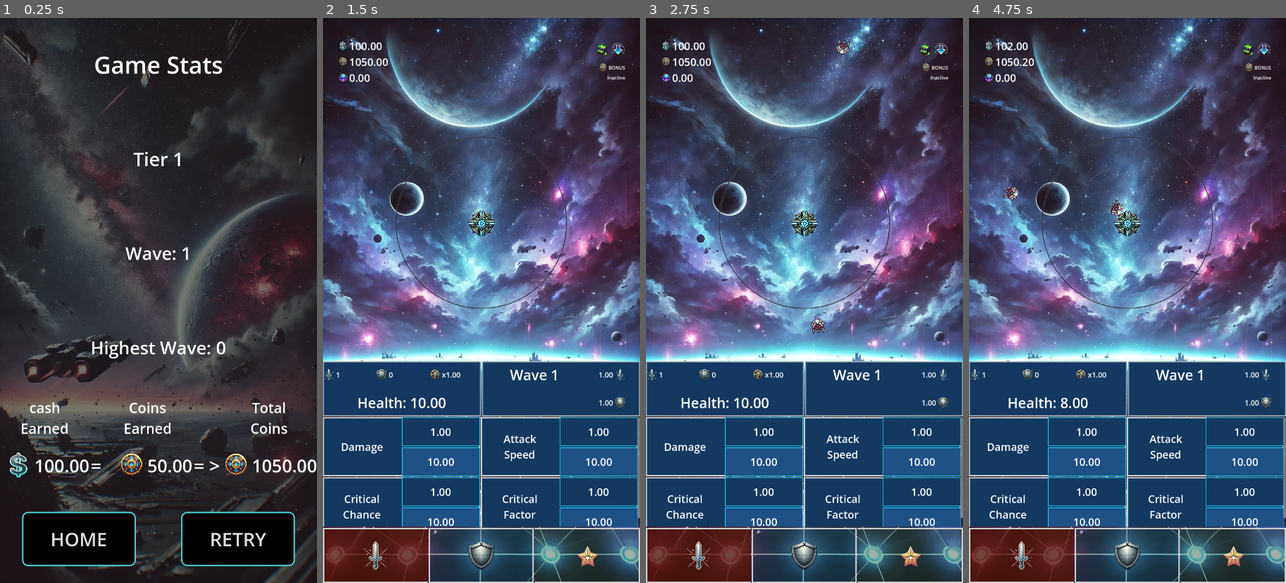
Above: before the commit, frames 1-4 (left to right).
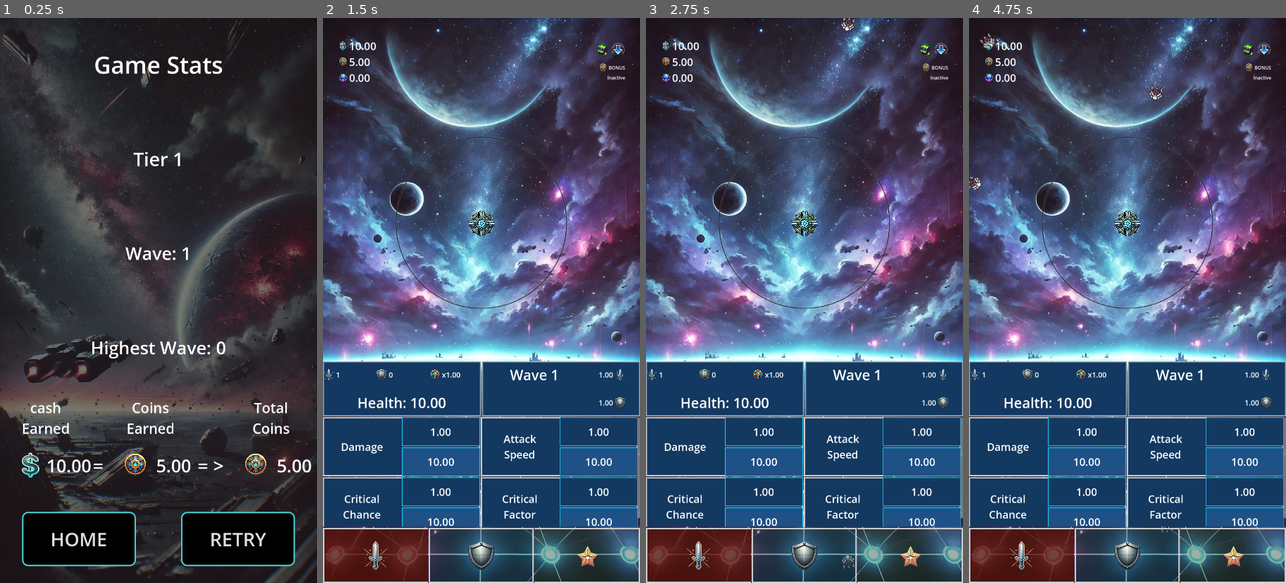
Above: after the commit, the same moments.

Repository: ascyrax/circle-defence
Game: Godot game, scene res://game_over.tscn
The game is run twice, just before and just after one commit, with the same random seed, the same clock (stepped at 60 frames per second) and the same inputs. This scene is started directly instead of the project's main scene.
Inputs (mouse positions are in pixels of both pictures, inside the frame that each line leads up to):
- Up to frame 1 (0.25 s): no input
- Up to frame 2 (1.5 s): click "RETRY" at 0.5 s; tap Enter at 1.25 s; move the mouse to (465, 413) at 1.27 s; click (465, 413) at 1.42 s
- Up to frame 3 (2.75 s): move the mouse to (899, 385) at 2.02 s; click (899, 385) at 2.17 s
- Up to frame 4 (4.75 s): move the mouse to (1032, 215) at 2.77 s; click (1032, 215) at 2.92 s; move the mouse to (1143, 300) at 3.52 s; click (1143, 300) at 3.67 s; move the mouse to (1079, 159) at 4.27 s; click (1079, 159) at 4.42 s

The runs differ from the first frame. In frame 1, 2.5% of the frame differs, in the area x 3-100%, y 68-82%; in frame 2, 0.1%; in frame 3, 0.4%; in frame 4, 0.8%.

Commit message:
gameplay value tweaks :)

Diff:
--- a/enemy.gd
+++ b/enemy.gd
@@ -1,6 +1,6 @@
 extends Node2D
 
-@export var speed: float = randi_range(500, 1500)  # Speed of the enemy
+@export var speed: float = randi_range(50, 150)  # Speed of the enemy
 var direction: Vector2 = Vector2.ZERO  # Direction toward the center
 var shooterContainerPosition : Vector2
 var _health: float = 1.0
--- a/global_data.gd
+++ b/global_data.gd
@@ -3,8 +3,8 @@
 
 # RESOURCES
 
-const _initialCashValue  = 100.0 # during wave 1 start
-const _initialCoinValue  = 1000.0 # during wave 1 start
+const _initialCashValue  = 10.0 # during wave 1 start
+const _initialCoinValue  = 0.0 # during game start
 
 var _cashValue = _initialCashValue
 var _coinValue = _initialCoinValue
Not shown, added: art/gamePlayPage/.DS_Store
